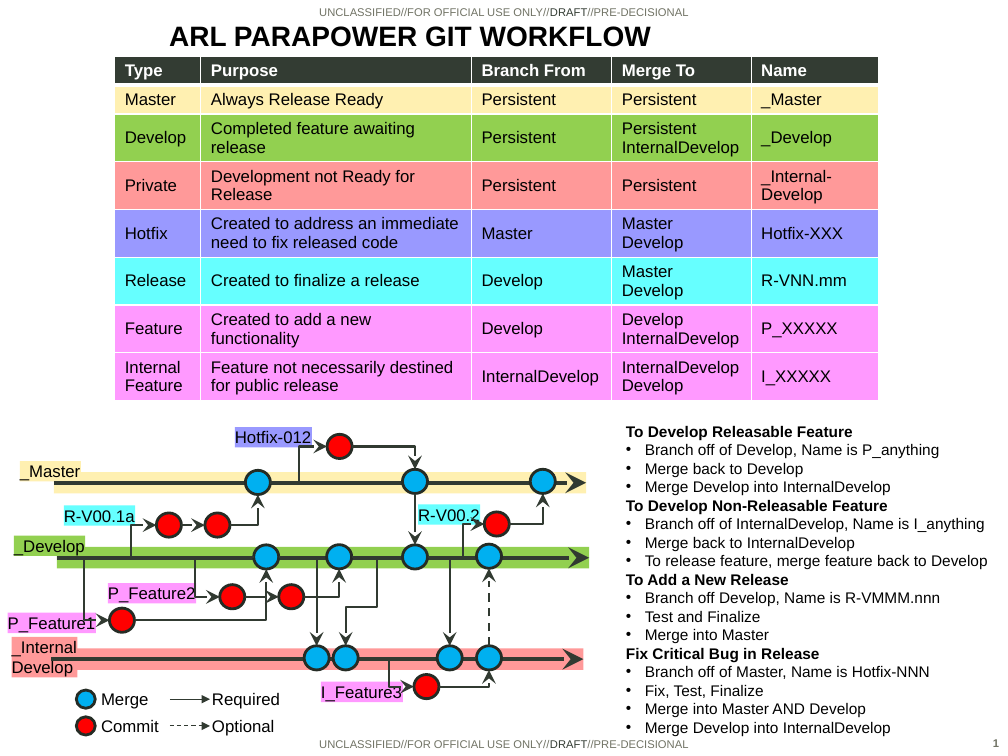
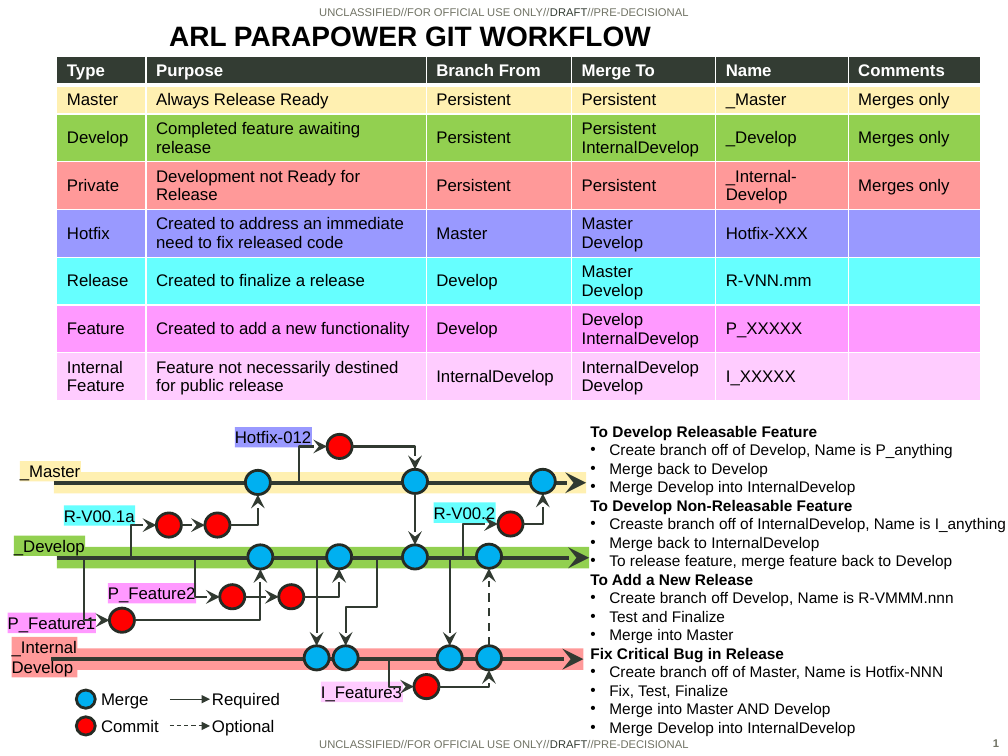
Before and after one commit to USArmyResearchLab/ParaPower, a slide deck: slide 1 of GIT_ARL_ParaPower_Workflow.pptx. Drawn at 1008x756 pixels with LibreOffice and Linux fonts; fonts in the diff are those of the drawing; background and template pictures are left out. Boxes give left, top, right and bottom in pixels: in the first picture for what was removed or moved away, otherwise in the second. Text is boxed around its words. In the diff, an @@ line names an element or a change of style, - is before the commit and + after.

Commit message:
Fixed workflow doc

```diff
--- a/GIT_ARL_ParaPower_Workflow.pptx
+++ b/GIT_ARL_ParaPower_Workflow.pptx
@@ table at (56, 56, 979, 419) @@
+column 6: Comments | Merges only | Merges only | Merges only |  |  |  | 
@@ table: place and size @@
-table at (115, 56, 878, 419)
+table at (56, 56, 979, 419)
@@ text "To Develop Releasable Feature": place and size @@
-text "To Develop Releasable Feature" at (626, 426, 988, 736)
+text "To Develop Releasable Feature" at (590, 426, 1006, 736)
@@ text at (609, 444, 953, 459): text changed @@
-• Branch off of Develop, Name is P_anything
+• Create branch off of Develop, Name is P_anything
@@ rectangle "R-V00.2": place and size @@
-rectangle "R-V00.2" at (418, 504, 481, 524)
+rectangle "R-V00.2" at (433, 502, 496, 522)
@@ elbow arrow moved from (509, 524) - (543, 494) to (523, 524) - (543, 494) @@
@@ elbow arrow moved from (254, 557) - (156, 525) to (248, 557) - (156, 525) @@
@@ elbow arrow moved from (427, 557) - (484, 524) to (427, 557) - (498, 524) @@
@@ ellipse: place and size @@
-ellipse at (484, 512, 509, 536)
+ellipse at (498, 512, 523, 536)
@@ text at (609, 518, 1006, 533): text changed @@
-• Branch off of InternalDevelop, Name is I_anything
+• Creaste branch off of InternalDevelop, Name is I_anything
@@ elbow arrow moved from (254, 557) - (110, 620) to (248, 557) - (110, 620) @@
@@ elbow arrow moved from (254, 557) - (220, 597) to (248, 557) - (220, 597) @@
@@ ellipse: place and size @@
-ellipse at (254, 545, 279, 570)
+ellipse at (248, 545, 273, 570)
@@ elbow arrow moved from (279, 557) - (317, 646) to (273, 557) - (317, 646) @@
@@ elbow arrow moved from (134, 620) - (266, 570) to (134, 620) - (260, 570) @@
@@ text at (609, 592, 953, 606): text changed @@
-• Branch off Develop, Name is R-VMMM.nnn
+• Create branch off Develop, Name is R-VMMM.nnn
@@ rectangle "I_Feature3" at (321, 681, 402, 702): fill #FF99FF to #FFCCFF @@
@@ text at (609, 666, 943, 679): text changed @@
-• Branch off of Master, Name is Hotfix-NNN
+• Create branch off of Master, Name is Hotfix-NNN
```
